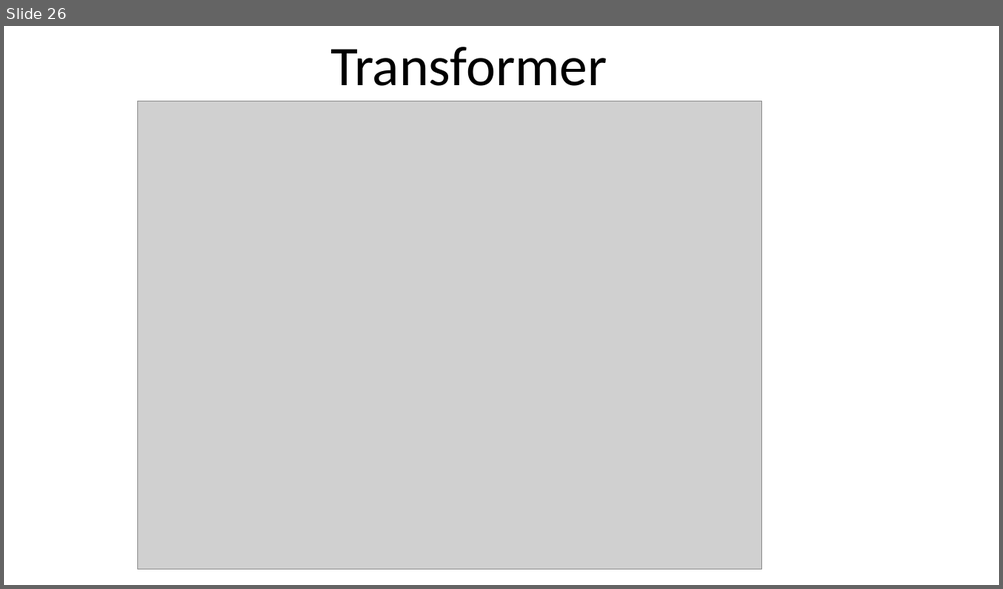
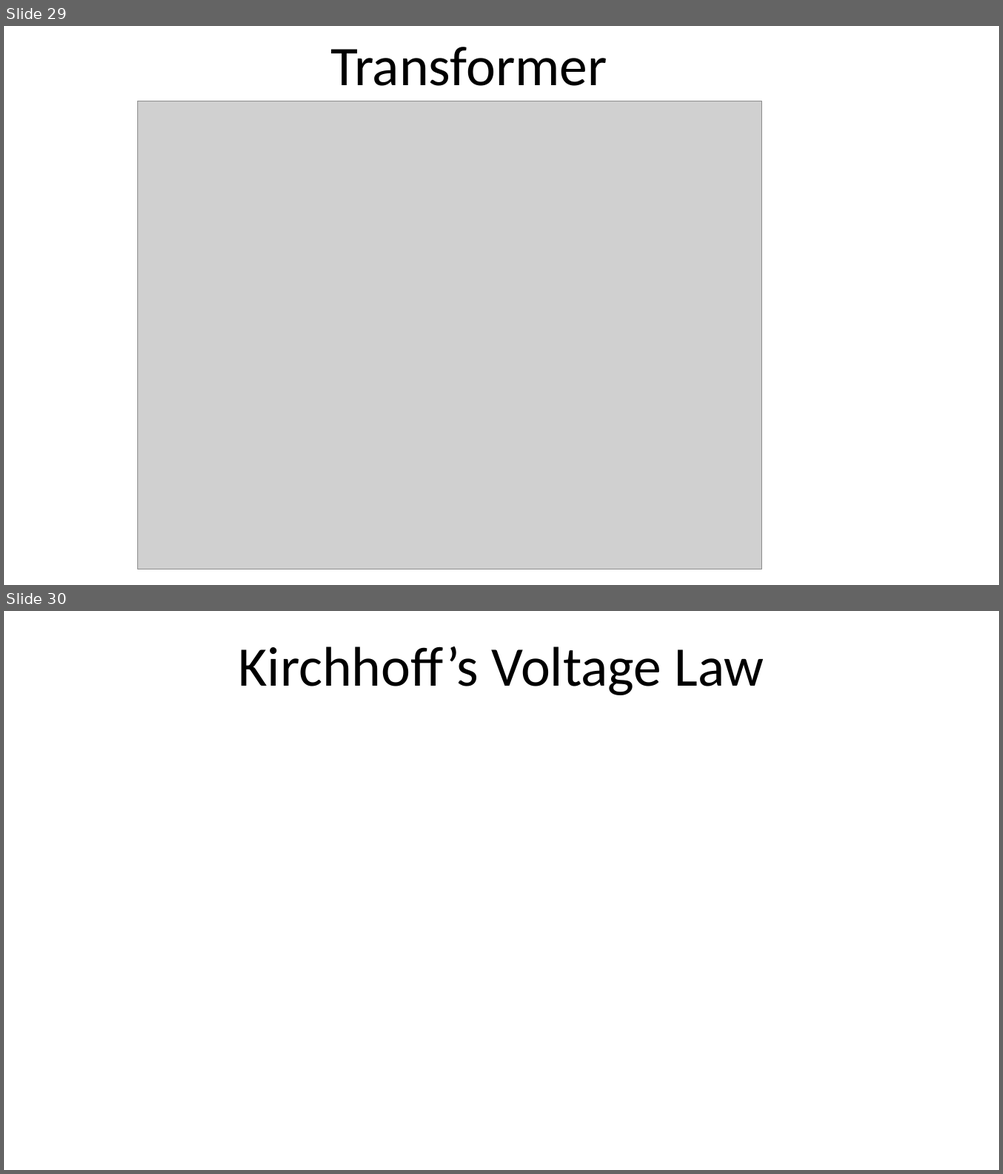
Before and after one commit to infocelab/embedded-projects, a slide deck: Documents/projects for schools.pptx. Shown one above the other, each under a label of ours: slide 26 before the commit, slides 29 and 30 after it. The pictures are 1003x589 and 1003x1174 pixels, drawn with LibreOffice and Linux fonts; fonts in the diff are those of the drawing; grey boxes stand for pictures. Boxes give left, top, right and bottom in pixels: in the first picture for what was removed or moved away, otherwise in the second. Text is boxed around its words. In the diff, an @@ line names an element or a change of style, - is before the commit and + after.

```diff
--- a/Documents/projects for schools.pptx
+++ b/Documents/projects for schools.pptx
@@ slide 30 added at (4, 611, 999, 1170), background #FFFFFF @@
@@ text added at (239, 647, 763, 695), 54 pt, text #000000 @@
+Kirchhoff’s Voltage Law
@@ what was slide 26 is now slide 29 @@
```
Also in this commit, not shown: 3 slides changed, 18 other slides added, 2 slides removed.
